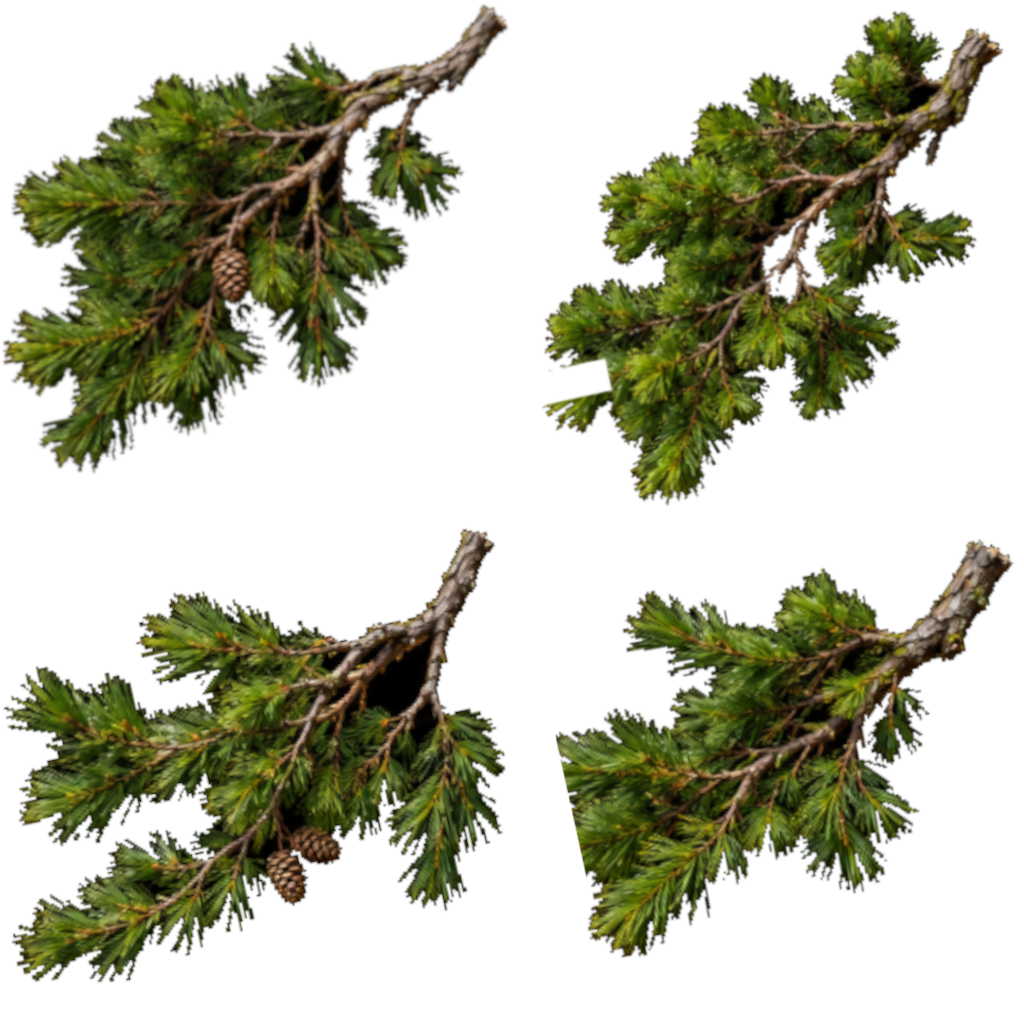
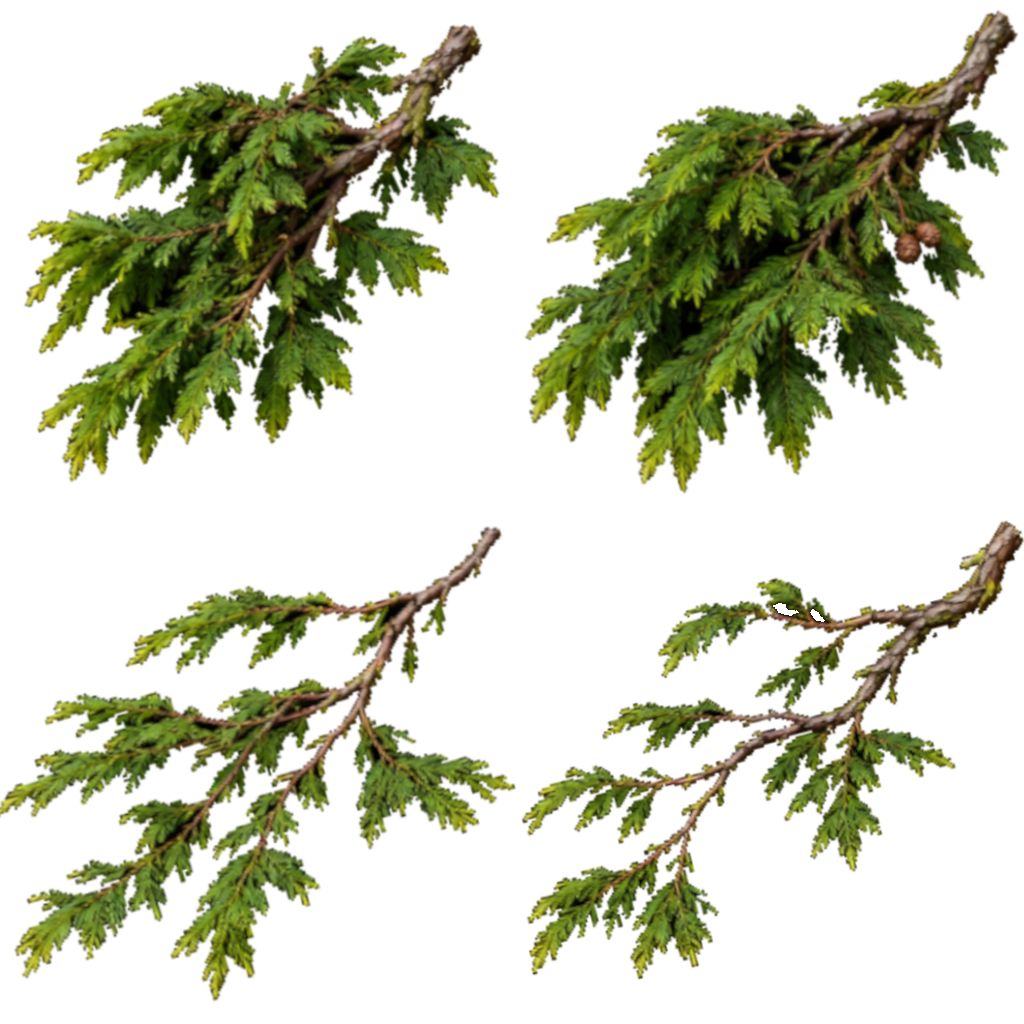
Layers edited between the first and the second w=1024, h=1024 image:
hid group "Pine" (5 layers) over left=0, top=3, right=1024, bottom=1002
added group "Redwood" with 5 layers above "Background" over left=0, top=8, right=1024, bottom=1002
added layer "Coast Redwood Branch Atlas.png copy" in group "Redwood" over left=22, top=23, right=501, bottom=483
added layer "Coast Redwood Branch Atlas.png copy #1" in group "Redwood" over left=524, top=9, right=1019, bottom=495
added layer "Coast Redwood Branch Atlas.png copy #2" in group "Redwood" over left=521, top=519, right=1024, bottom=981
added layer "Coast Redwood Branch Atlas.png copy #3" in group "Redwood" over left=0, top=525, right=517, bottom=1002
